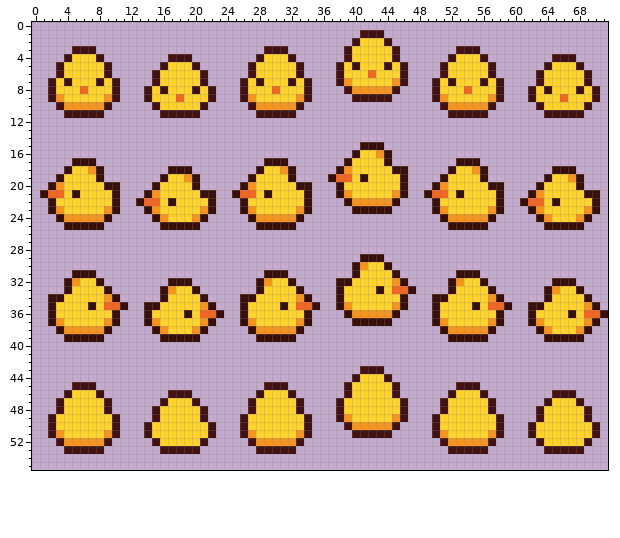
Sprite sheet -- public/Leghorn_lv1_Move.png. The first picture shows the starting point.
The file is 72x56 pixels.
Once edited:
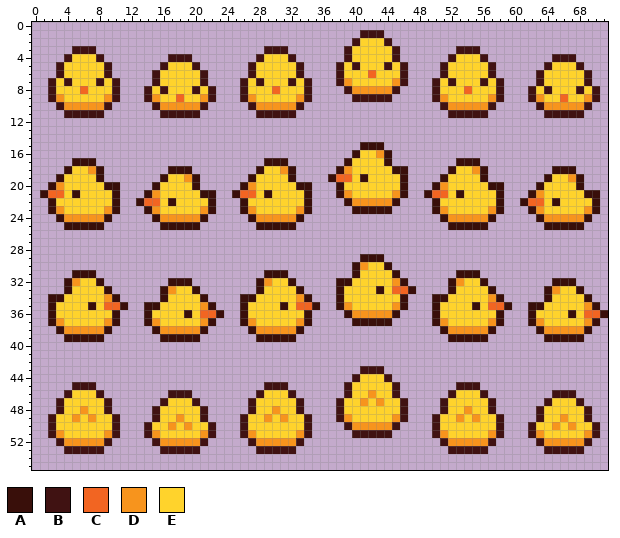
Palette (. is transparent): A #390f0a  B #401212  C #f26522  D #f7941d  E #ffd32c
Changes in this commit:
{"y":9,"x":15,"old":"E","new":"D"}
{"y":9,"x":21,"old":"E","new":"D"}
{"y":9,"x":63,"old":"E","new":"D"}
{"y":9,"x":69,"old":"E","new":"D"}
{"y":10,"x":16,"old":"EEEEE","new":"DDDDD"}
{"y":10,"x":64,"old":"EEEEE","new":"DDDDD"}
{"y":24,"x":17,"old":"EEE","new":"DDD"}
{"y":24,"x":65,"old":"EEE","new":"DDD"}
{"y":38,"x":17,"old":"EEE","new":"DDD"}
{"y":38,"x":65,"old":"EEE","new":"DDD"}
{"y":46,"x":42,"old":"E","new":"D"}
{"y":47,"x":41,"old":"E","new":"D"}
{"y":47,"x":43,"old":"E","new":"D"}
{"y":48,"x":6,"old":"E","new":"D"}
{"y":48,"x":30,"old":"E","new":"D"}
{"y":48,"x":54,"old":"E","new":"D"}
{"y":49,"x":5,"old":"E","new":"D"}
{"y":49,"x":7,"old":"E","new":"D"}
{"y":49,"x":18,"old":"E","new":"D"}
{"y":49,"x":29,"old":"E","new":"D"}
{"y":49,"x":31,"old":"E","new":"D"}
{"y":49,"x":53,"old":"E","new":"D"}
{"y":49,"x":55,"old":"E","new":"D"}
{"y":49,"x":66,"old":"E","new":"D"}
{"y":50,"x":17,"old":"E","new":"D"}
{"y":50,"x":19,"old":"E","new":"D"}
{"y":50,"x":65,"old":"E","new":"D"}
{"y":50,"x":67,"old":"E","new":"D"}
{"y":51,"x":15,"old":"E","new":"D"}
{"y":51,"x":21,"old":"E","new":"D"}
{"y":51,"x":63,"old":"E","new":"D"}
{"y":51,"x":69,"old":"E","new":"D"}
{"y":52,"x":16,"old":"EEEEE","new":"DDDDD"}
{"y":52,"x":64,"old":"EEEEE","new":"DDDDD"}
